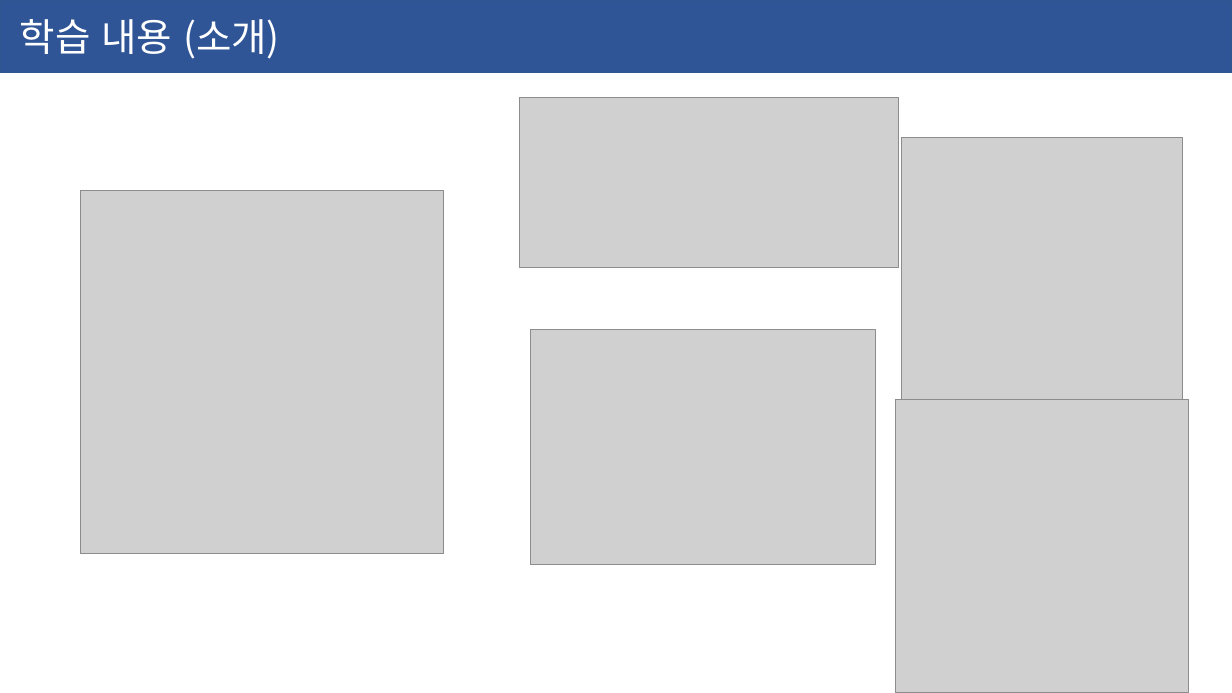
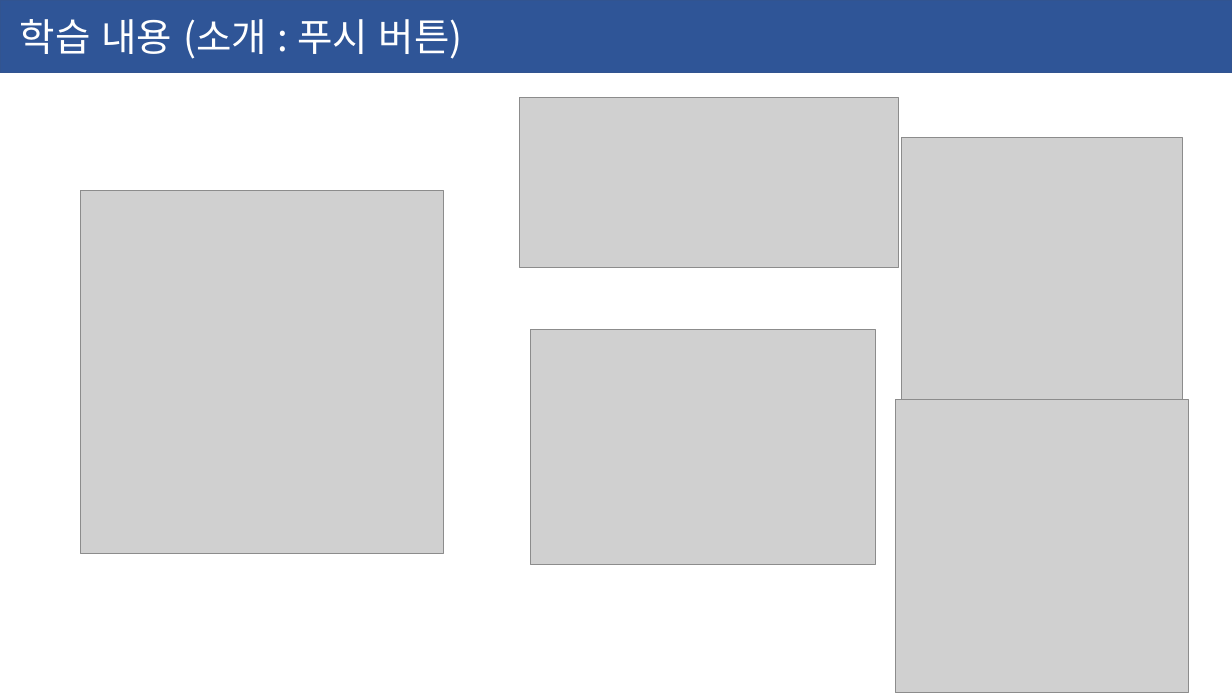
Before and after one commit to ssjf409/2020-yeonsu-highschool, a slide deck: slide 11 of 2020-06-03-연수고.pptx (slide 6 before the commit). Drawn at 1232x693 pixels with LibreOffice and Linux fonts; fonts in the diff are those of the drawing; grey boxes stand for pictures. Boxes give left, top, right and bottom in pixels: in the first picture for what was removed or moved away, otherwise in the second. Text is boxed around its words. In the diff, an @@ line names an element or a change of style, - is before the commit and + after.

```diff
--- a/2020-06-03-연수고.pptx
+++ b/2020-06-03-연수고.pptx
@@ text in rectangle at (20, 19, 463, 59): text changed @@
-학습 내용 (소개)
+학습 내용 (소개 : 푸시 버튼)
```
Also in this commit, not shown: 3 other slides changed, 2 slides added.
